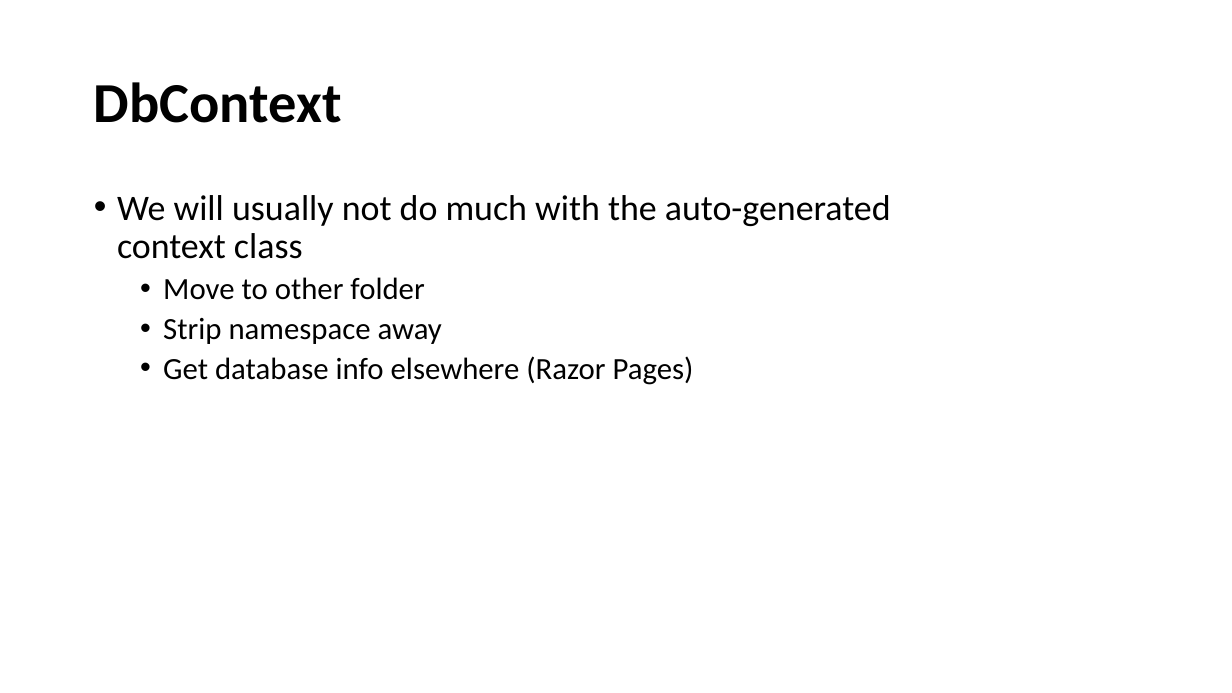
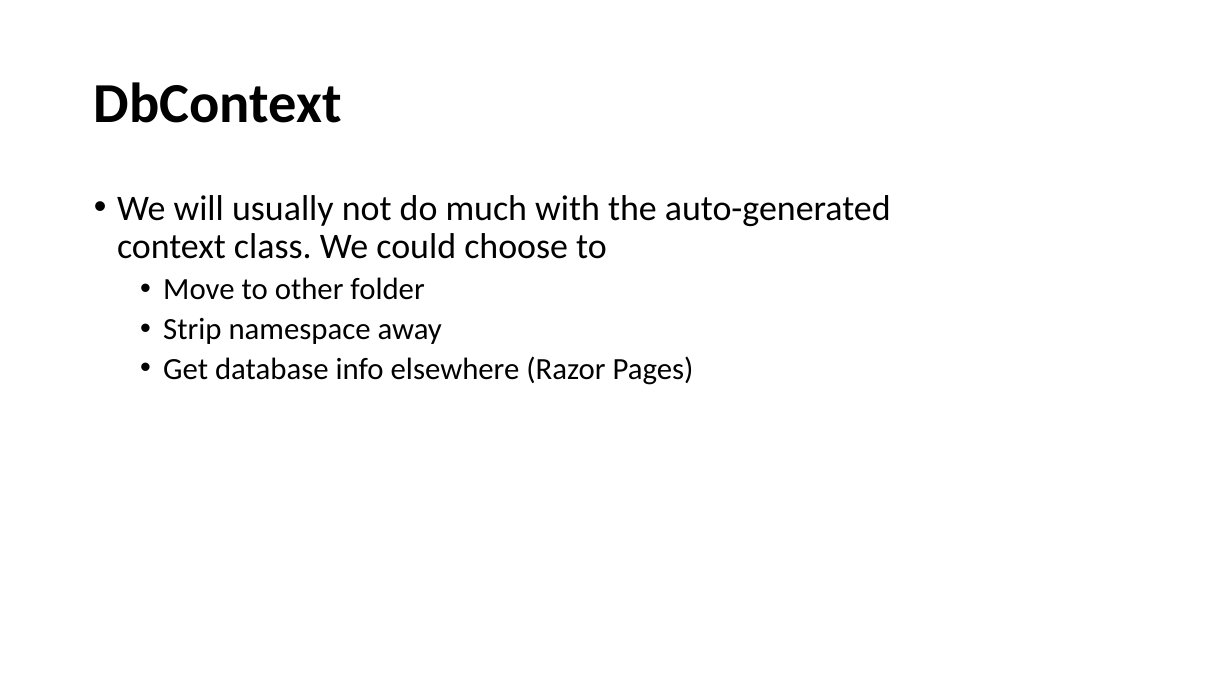
Before and after one commit to perslaursen/OOProg22, a slide deck: slide 9 of Chap/EFCore/Presentations/EFCoreEssentials.pptx. Drawn at 1232x693 pixels with LibreOffice and Linux fonts; fonts in the diff are those of the drawing. Boxes give left, top, right and bottom in pixels: in the first picture for what was removed or moved away, otherwise in the second. Text is boxed around its words. In the diff, an @@ line names an element or a change of style, - is before the commit and + after.

Commit message:
Updates to EFCore materials
Updates related to (the abandonment of) defining constructors for classes generated by EFC Power Tools.

```diff
--- a/Chap/EFCore/Presentations/EFCoreEssentials.pptx
+++ b/Chap/EFCore/Presentations/EFCoreEssentials.pptx
@@ text at (117, 195, 891, 259): text changed @@
-• We will usually not do much with the auto-generated context class
+• We will usually not do much with the auto-generated context class. We could choose to
```
Also in this commit, not shown: 13 other slides changed, 2 slides added, 1 slide removed, 12 other files.
